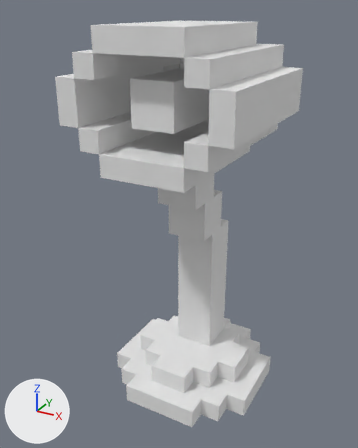
One commit to the OBJ model Welcome_In_My_Mind/Assets/Assets/obj interractions/Lampe.obj: the scene before it, then after it.
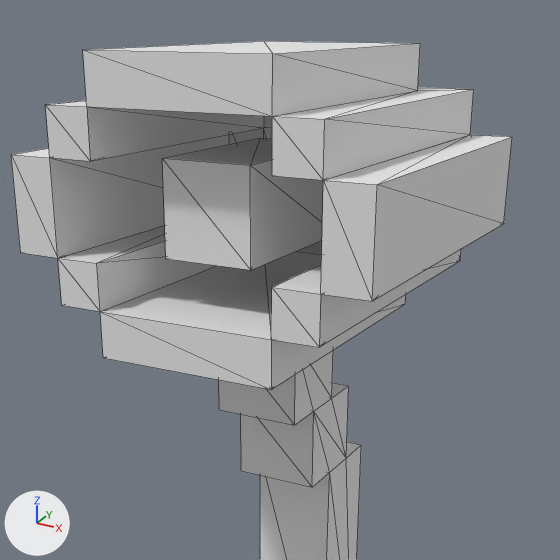
Each version is shown whole from a 50 mm lens placed at (1.059, -2.1, 2.965), pointed at (-0.054, -0.078, 1.953), then close up on the part from 14% to 91% of the width and 0% to 62% of the height. The lights are fixed; the arrows at lower left show +X, +Y and +Z. The close-ups show mesh edges as thin lines. Where no turn or scale is listed for an object, it has been applied to the vertices. Vertices at the same position are counted once.

Script lines for the objects in view, before the commit:
```python
me_untitled = bpy.data.meshes.new('Untitled')
me_untitled.from_pydata(...)  # 170 vertices, 348 faces; spans x -0.4..0.4, y -0.5..0.4, z 1.0..2.9
me_untitled.materials.append(mat_palette)  # white #e7e7e7
ob_untitled = bpy.data.objects.new('Untitled', me_untitled)
ob_untitled.location = (0.0, 0.0, 0.0)
```
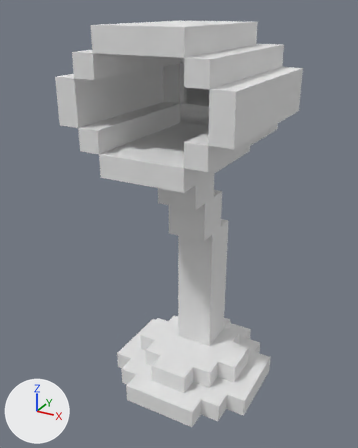
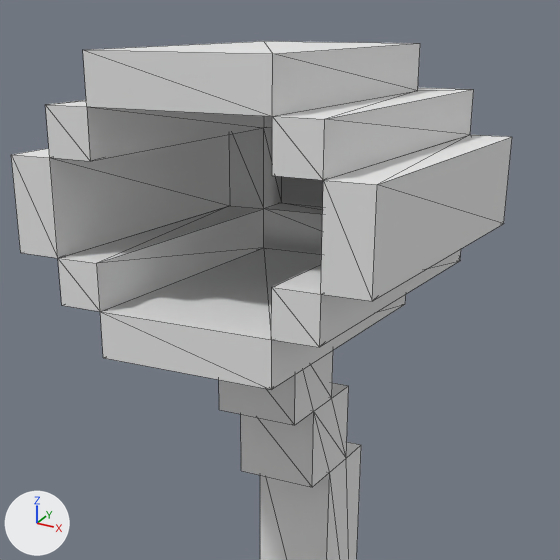
The change in detail:
me_untitled has 170 vertices, 348 faces and spans x -0.4..0.4, y -0.5..0.4, z 1.0..2.9.
me_untitled is used by ob_untitled; location (0.0, 0.0, 0.0).
me_untitled part 1: the loose piece of 8 vertices spanning x -0.1..0.1, y -0.4..0.0, z 2.5..2.7 is deleted.

What differs and where, as boxes [x1, y1, x2, y2] in the close-ups (560 x 560 px):
part 1 of me_untitled, deleted
    before: [162, 138, 323, 270]
